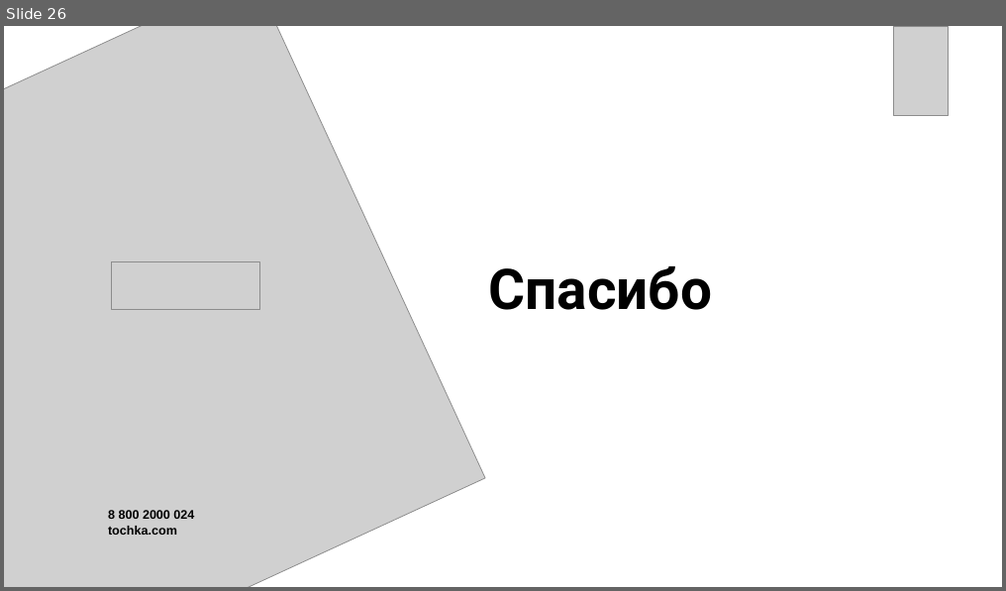
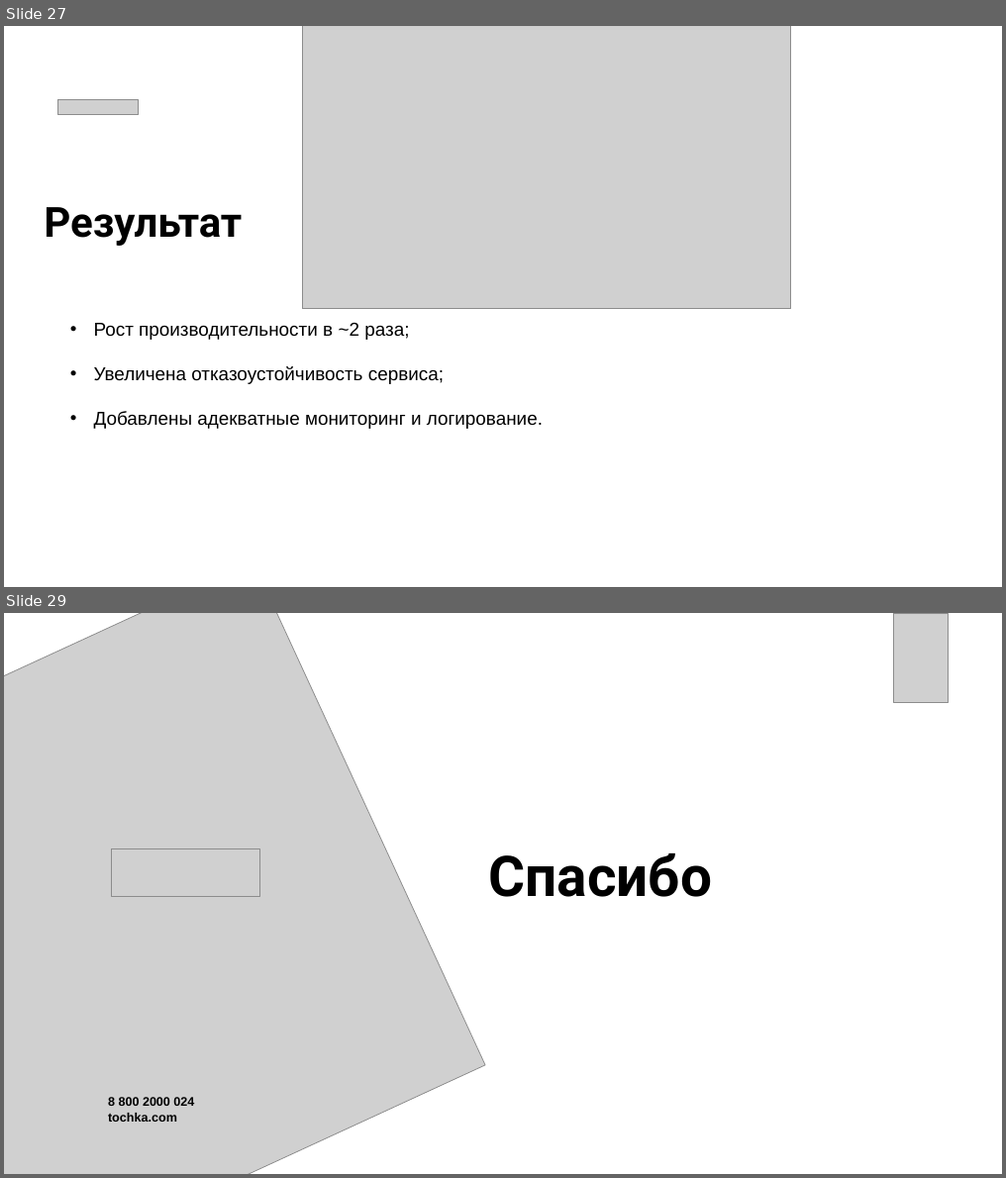
Before and after one commit to Serganbus/devfest, a slide deck: Презентация.pptx. Shown one above the other, each under a label of ours: slide 26 before the commit, slides 27 and 29 after it; the slides between them are not shown. The pictures are 1006x591 and 1006x1178 pixels, drawn with LibreOffice and Linux fonts; fonts in the diff are those of the drawing; grey boxes stand for pictures. Boxes give left, top, right and bottom in pixels: in the first picture for what was removed or moved away, otherwise in the second. Text is boxed around its words. In the diff, an @@ line names an element or a change of style, - is before the commit and + after.

```diff
--- a/Презентация.pptx
+++ b/Презентация.pptx
@@ slide 27 added at box(4, 26, 1002, 587), background #FFFFFF @@
@@ picture added at box(302, 26, 791, 309) @@
@@ picture added at box(57, 99, 138, 115) @@
@@ text added at box(44, 207, 242, 246), 40 pt, text #000000, bold @@
+Результат
@@ text added at box(94, 323, 543, 429), 18 pt, text #000000 @@
+• Рост производительности в ~2 раза;
+• Увеличена отказоустойчивость сервиса;
+• Добавлены адекватные мониторинг и логирование.
@@ what was slide 26 is now slide 29 @@
```
Also in this commit, not shown: 2 slides changed, 3 other slides added, 1 slide removed, 2 other files.
